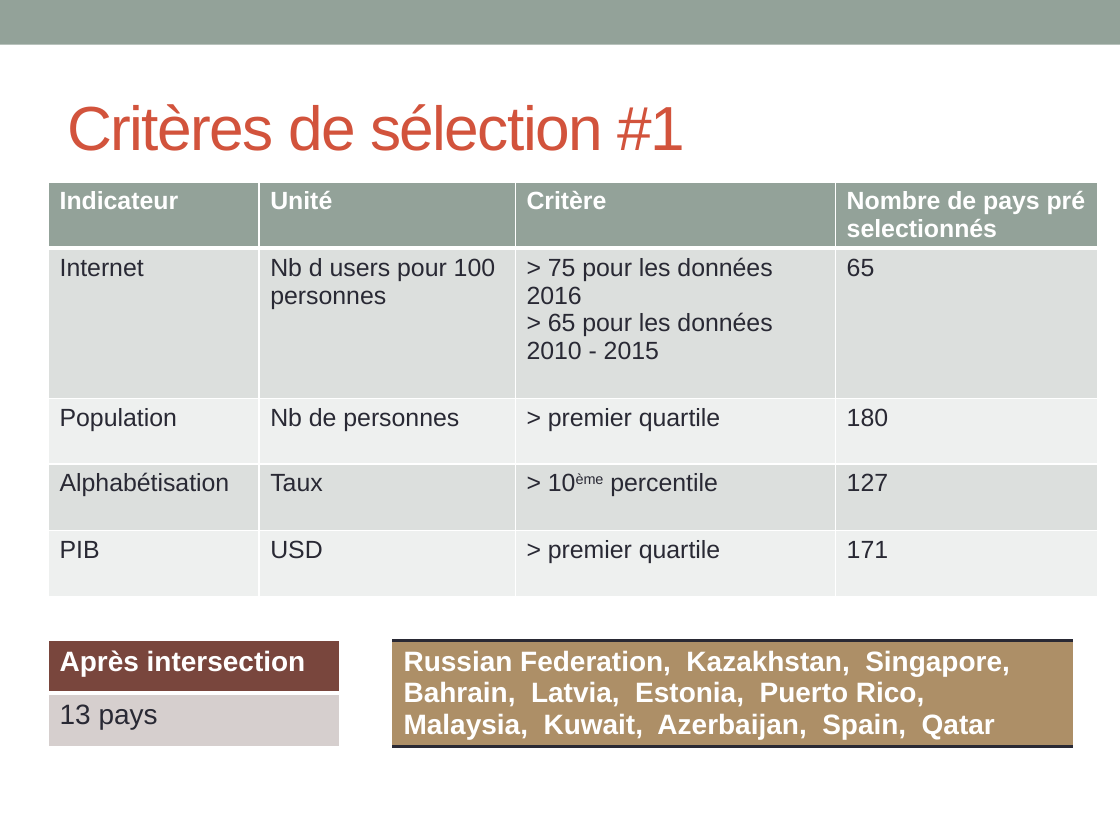
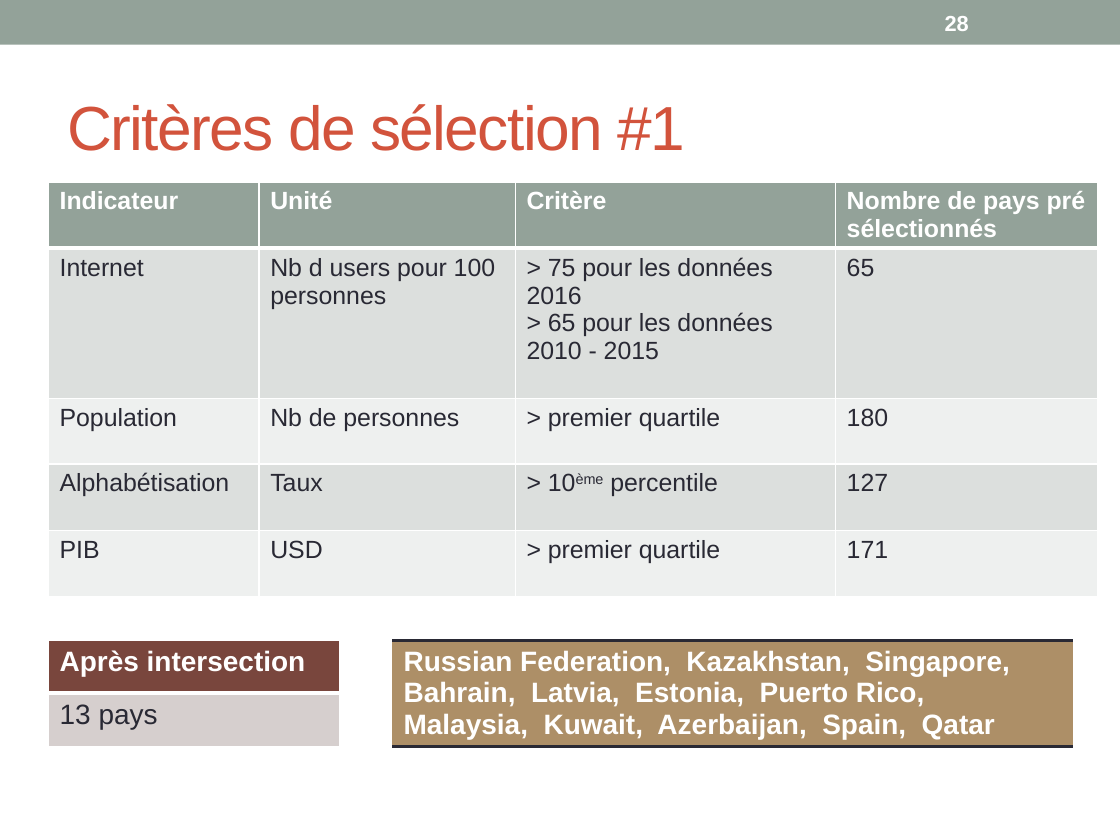
Before and after one commit to khub41/OC_P02, a slide deck: slide 28 of Presentation_P02.pptx (slide 27 before the commit). Drawn at 1120x840 pixels with LibreOffice and Linux fonts; fonts in the diff are those of the drawing. Boxes give left, top, right and bottom in pixels: in the first picture for what was removed or moved away, otherwise in the second. Text is boxed around its words. In the diff, an @@ line names an element or a change of style, - is before the commit and + after.

```diff
--- a/Presentation_P02.pptx
+++ b/Presentation_P02.pptx
@@ page number added at [945,16,969,31], 14 pt, text #FFFFFF, bold @@
+28
@@ table at [48,181,1098,609] @@
-row 1, column 4: Nombre de pays pré selectionnés
+row 1, column 4: Nombre de pays pré sélectionnés
```
Also in this commit, not shown: 38 other slides changed, 2 slides added, 1 other file.
